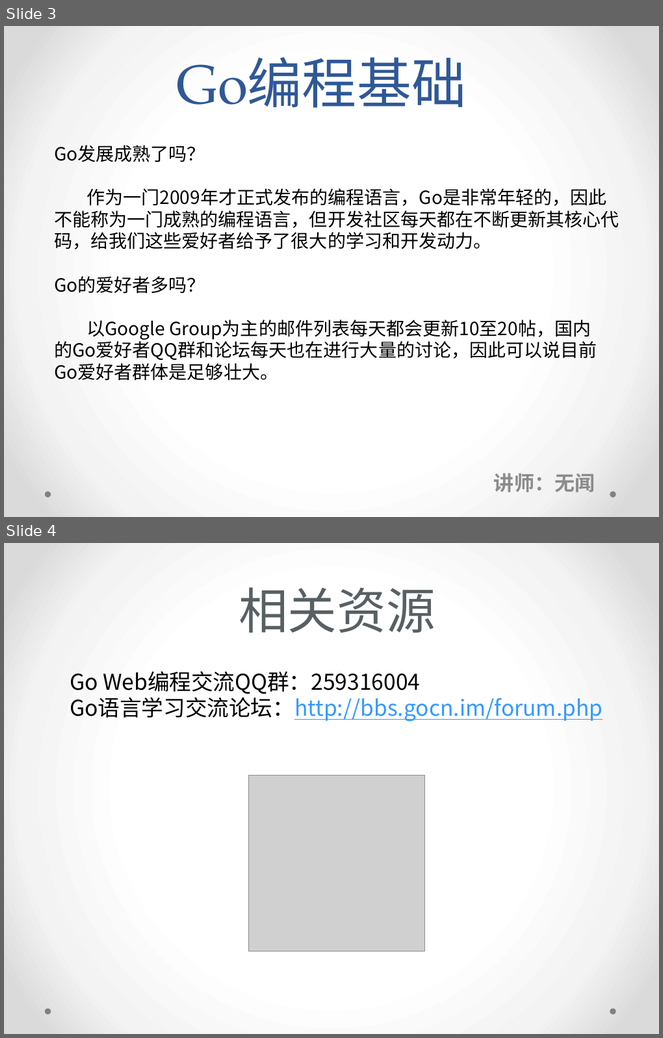
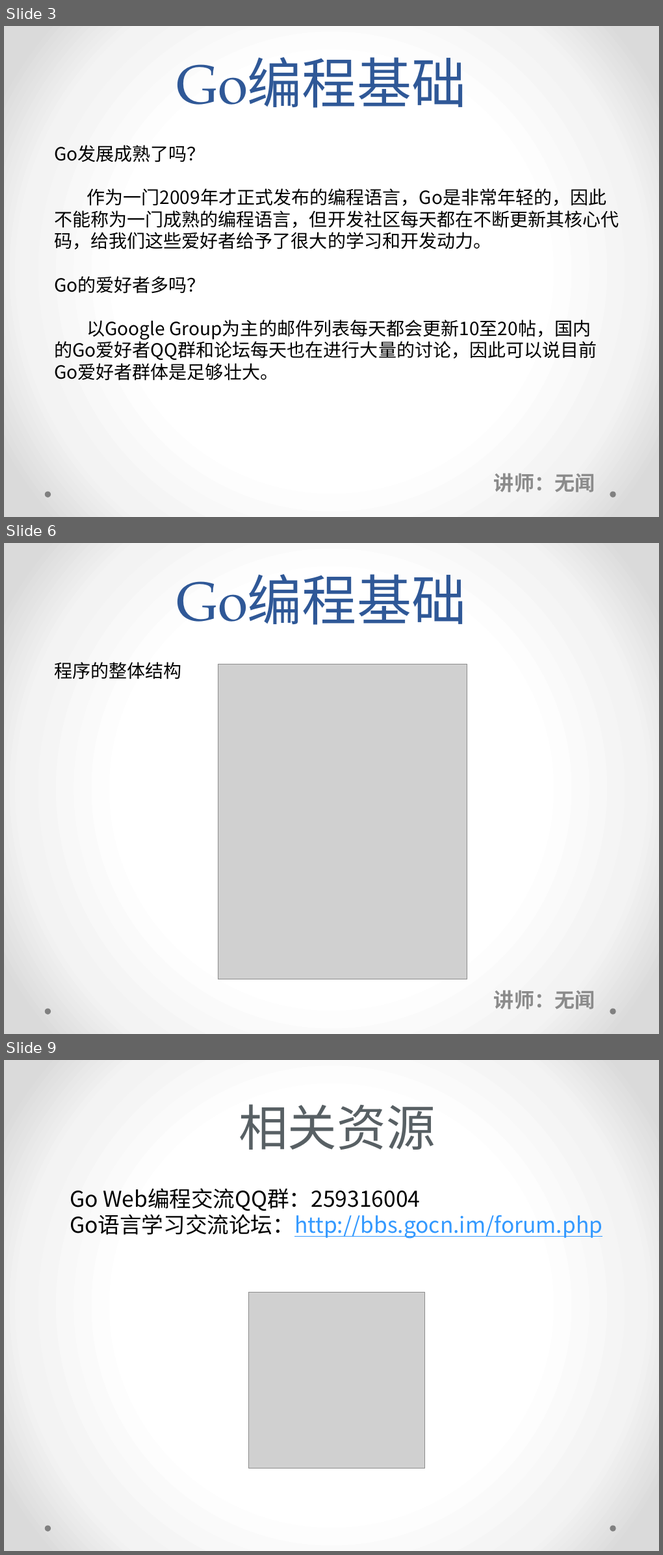
Before and after one commit to deliretzua/go-fundamental-programming, a slide deck: Go编程基础-课堂讲义.pptx. Shown one above the other, each under a label of ours: slides 3 and 4 before the commit, slides 3, 6 and 9 after it; the slides between them are not shown. The pictures are 663x1038 and 663x1555 pixels, drawn with LibreOffice and Linux fonts; fonts in the diff are those of the drawing; grey boxes stand for pictures. Boxes give left, top, right and bottom in pixels: in the first picture for what was removed or moved away, otherwise in the second. Text is boxed around its words. In the diff, an @@ line names an element or a change of style, - is before the commit and + after.

```diff
--- a/Go编程基础-课堂讲义.pptx
+++ b/Go编程基础-课堂讲义.pptx
@@ slide 6 added at [4,543,659,1034], background gradient #FFFFFF to #F4F4F4 to #DADADA; not listed: 2 template elements that a slide beside it also shows @@
@@ title added at [176,574,466,625], 60 pt, text #2F5897 @@
+Go编程基础
@@ text added at [54,662,181,679], 20 pt, text #000000 @@
+程序的整体结构
@@ picture added at [218,664,467,979] @@
@@ subtitle added at [494,990,595,1010], 22.2 pt, text #8C8C8C, bold @@
+讲师：无闻
@@ what was slide 4 is now slide 9 @@
```
Also in this commit, not shown: 1 slide changed, 4 other slides added, 3 other files.
